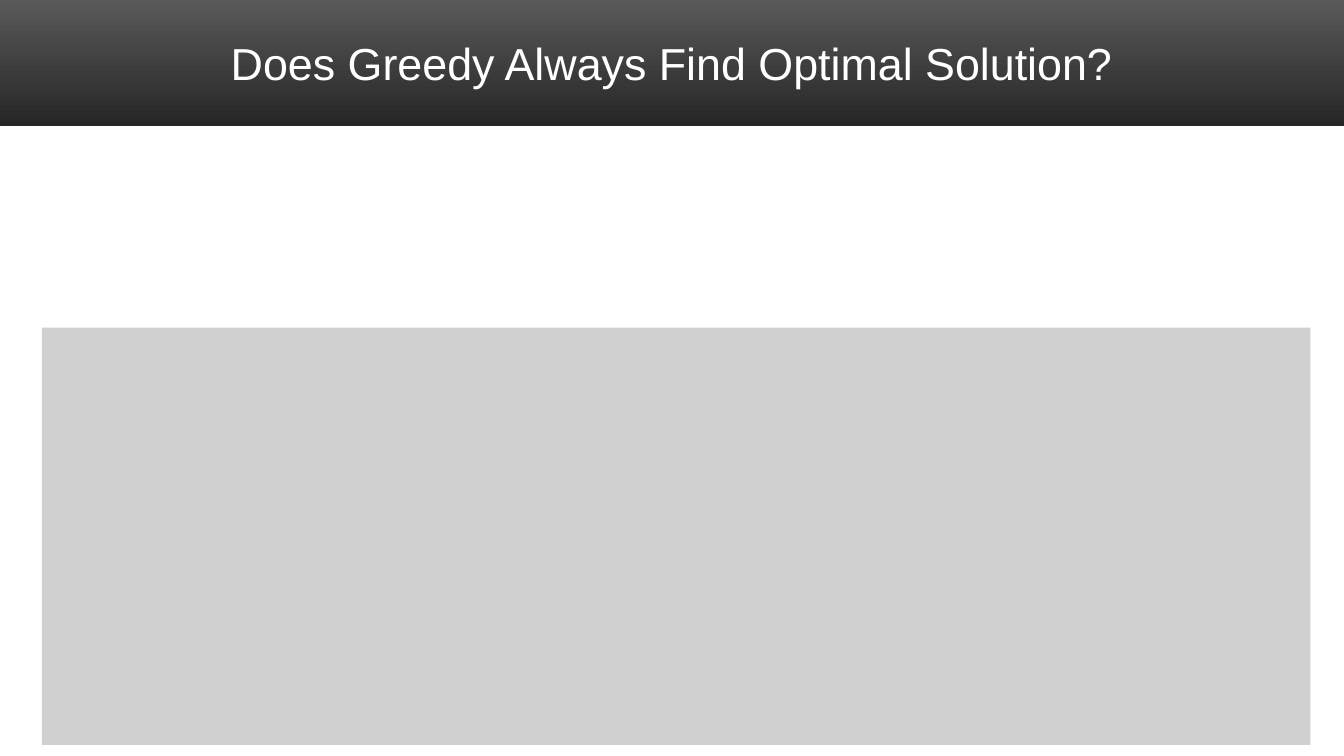
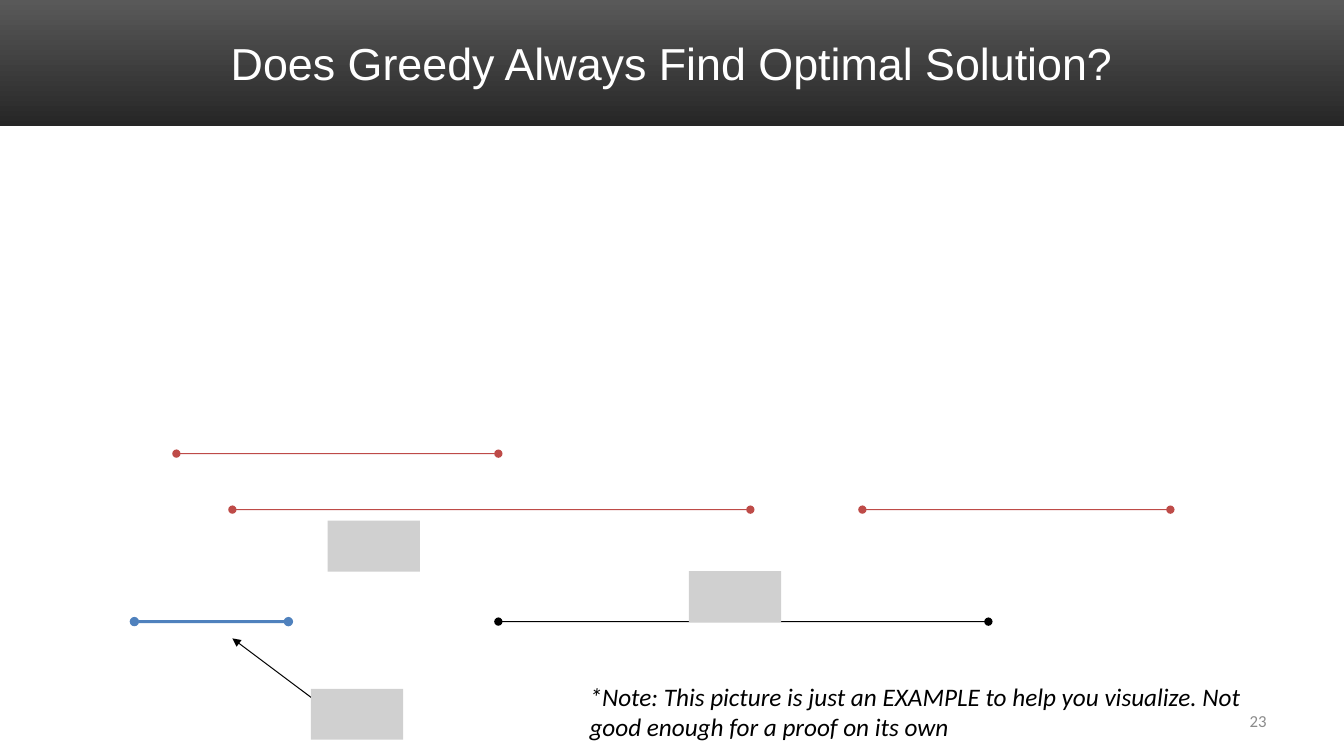
Before and after one commit to markfloryan/dsa2, a slide deck: slide 23 of slides/04-ActivitySelect.pptx (slide 25 before the commit). Drawn at 1344x756 pixels with LibreOffice and Linux fonts; fonts in the diff are those of the drawing; grey boxes stand for pictures. Boxes give left, top, right and bottom in pixels: in the first picture for what was removed or moved away, otherwise in the second. Text is boxed around its words. In the diff, an @@ line names an element or a change of style, - is before the commit and + after.

Commit message:
updated proof on activity select slides

```diff
--- a/slides/04-ActivitySelect.pptx
+++ b/slides/04-ActivitySelect.pptx
@@ picture removed at <box>42,328,1311,745</box> @@
@@ double arrow added from (176, 454) to (498, 454), #BF4C48 0.75 pt @@
@@ double arrow added from (233, 510) to (750, 510), #BF4C48 0.75 pt @@
@@ picture added at <box>328,521,420,572</box> @@
@@ double arrow added from (863, 510) to (1171, 510), #BF4C48 0.75 pt @@
@@ picture added at <box>689,572,781,622</box> @@
@@ double arrow added from (134, 622) to (288, 622), #4F81BD 2.25 pt @@
@@ double arrow added from (498, 622) to (989, 622), #000000 0.75 pt @@
@@ arrow added from (334, 714) to (233, 638), #000000 0.75 pt @@
@@ picture added at <box>311,689,403,739</box> @@
@@ text added at <box>590,688,1240,741</box>, 18 pt, text #000000, italic @@
+*Note: This picture is just an EXAMPLE to help you visualize. Not good enough for a proof on its own
@@ page number added at <box>1250,716,1267,727</box>, 12 pt, text #8C8C8C @@
+23
```
Also in this commit, not shown: 5 other slides changed, 1 slide removed, 2 other files.
